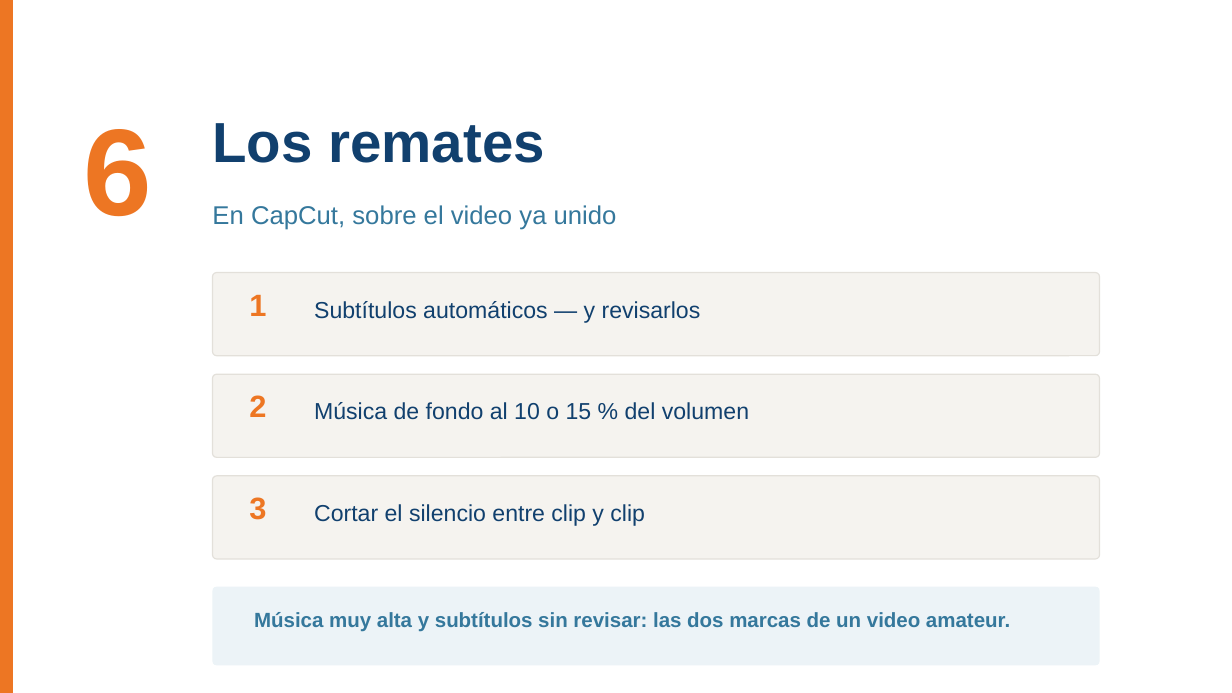
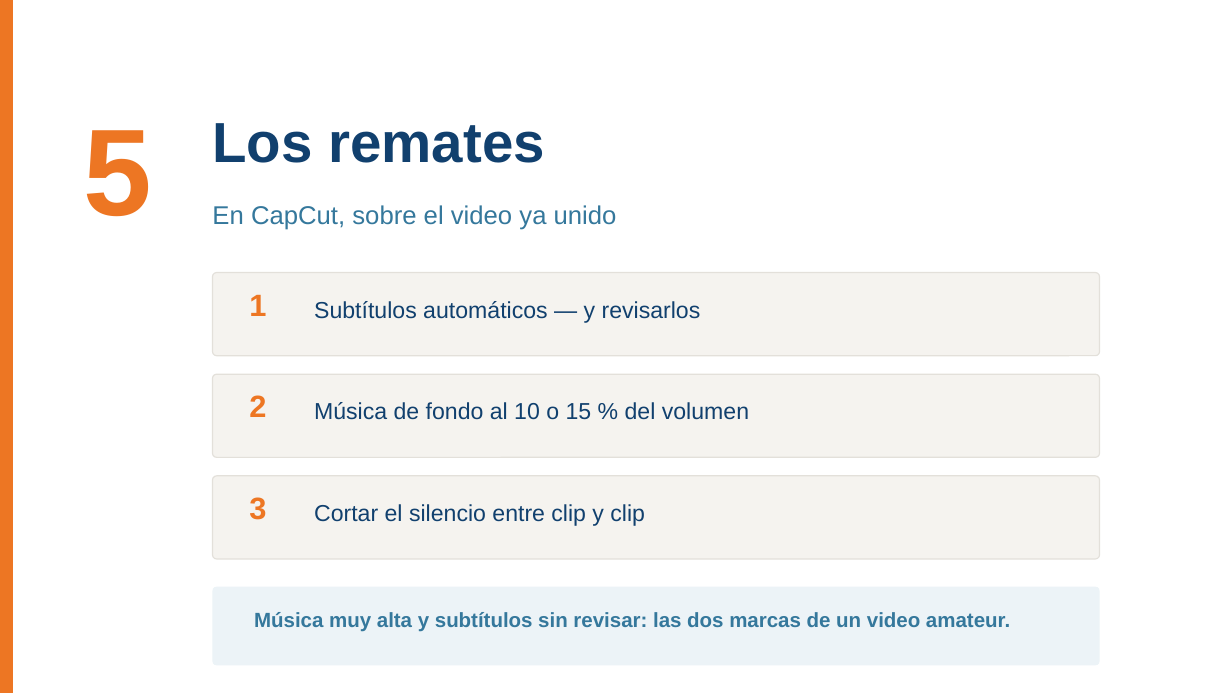
Before and after one commit to BioAITeamLearning/IntroInfo_2026_02_Ucaldas, a slide deck: slide 11 of _static/sesion06/S06_audio_imagen_video.pptx (slide 12 before the commit). Drawn at 1232x693 pixels with LibreOffice and Linux fonts; fonts in the diff are those of the drawing. Boxes give left, top, right and bottom in pixels: in the first picture for what was removed or moved away, otherwise in the second. Text is boxed around its words. In the diff, an @@ line names an element or a change of style, - is before the commit and + after.

```diff
--- a/_static/sesion06/S06_audio_imagen_video.pptx
+++ b/_static/sesion06/S06_audio_imagen_video.pptx
@@ text at (83,130,152,217): text changed @@
-6
+5
```
Also in this commit, not shown: 12 other slides changed, 1 slide added, 1 slide removed, 2 other files.
